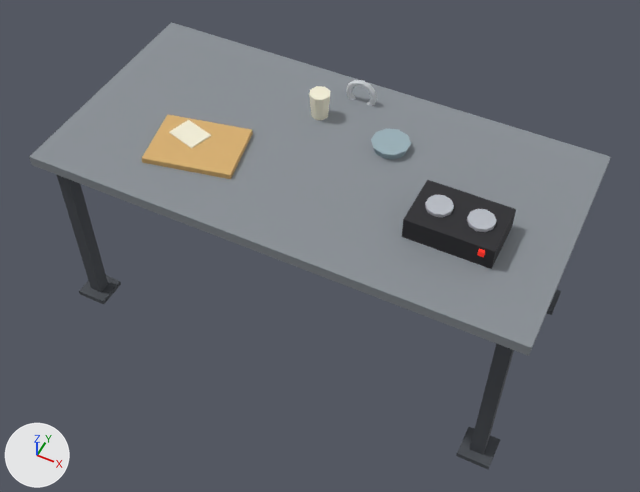
One commit to the glTF model assets/models/interrogation_table.glb: the scene before it, then after it.
Before and after are seen from a 50 mm lens placed at (1.02, -2.039, 2.846), pointed at (0.03, -0.059, 0.371). Arrows for +X, +Y and +Z are at lower left; the lights stay in place. The first picture is the older version. Where no turn or scale is listed for an object, it has been applied to the vertices.

Before the edit, the objects in view are built like this:
```python
me_mesh_10 = bpy.data.meshes.new('Mesh_10')
me_mesh_10.from_pydata(...)  # an 8-sided cut cone along z (radius 0.032 at the low end, 0.04 at the high end) spanning x -0.14..-0.06, y 0.16..0.24, z 0.76..0.86
me_mesh_10.materials.append(mat_int_cup)  # pale yellow #f4efd8
me_mesh_8 = bpy.data.meshes.new('Mesh_8')
me_mesh_8.from_pydata(...)  # 8 vertices, 12 faces; spans x -0.581..-0.219, y -0.299..-0.001, z 0.76..0.78
me_mesh_8.materials.append(mat_int_folder)  # beige #d8b070
me_mesh_9 = bpy.data.meshes.new('Mesh_9')
me_mesh_9.from_pydata(...)  # 8 vertices, 12 faces; spans x -0.5206..-0.3794, y -0.1807..-0.0593, z 0.78..0.784
me_mesh_9.materials.append(mat_int_photo)  # pale yellow #f4efd8
ob_cup_int_cup = bpy.data.objects.new('cup_int_cup', me_mesh_10)
ob_cup_int_cup.location = (0.0, 0.0, 0.0)
ob_folder_int_folder = bpy.data.objects.new('folder_int_folder', me_mesh_8)
ob_folder_int_folder.location = (0.0, 0.0, 0.0)
ob_folder_int_photo = bpy.data.objects.new('folder_int_photo', me_mesh_9)
ob_folder_int_photo.location = (0.0, 0.0, 0.0)
# also in view: 'recorder_int_recorder' at (0.55, -0.12, 0.8); 'ashtray_int_glass' at (0.2, 0.15, 0.775); 'top_int_steel' at (0.0, 0.0, 0.74); 'bolts_int_steel_dark' at (0.0, 0.0, 0.01); 'legs_int_steel_dark' at (0.0, 0.0, 0.36)
```
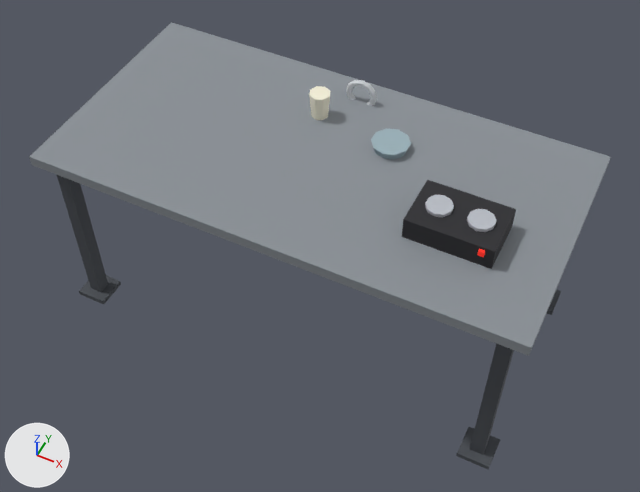
Pixel boxes (x1, y1, x2, y2) of what changed, in the pictures (640 x 492 px):
'folder_int_folder', deleted (beige): before (142, 114, 253, 179)
'folder_int_photo', deleted (pale yellow): before (169, 120, 211, 148)

What the commit changed:
Object 'folder_int_folder' (ob_folder_int_folder) is deleted.
Object 'folder_int_photo' (ob_folder_int_photo) is deleted.
